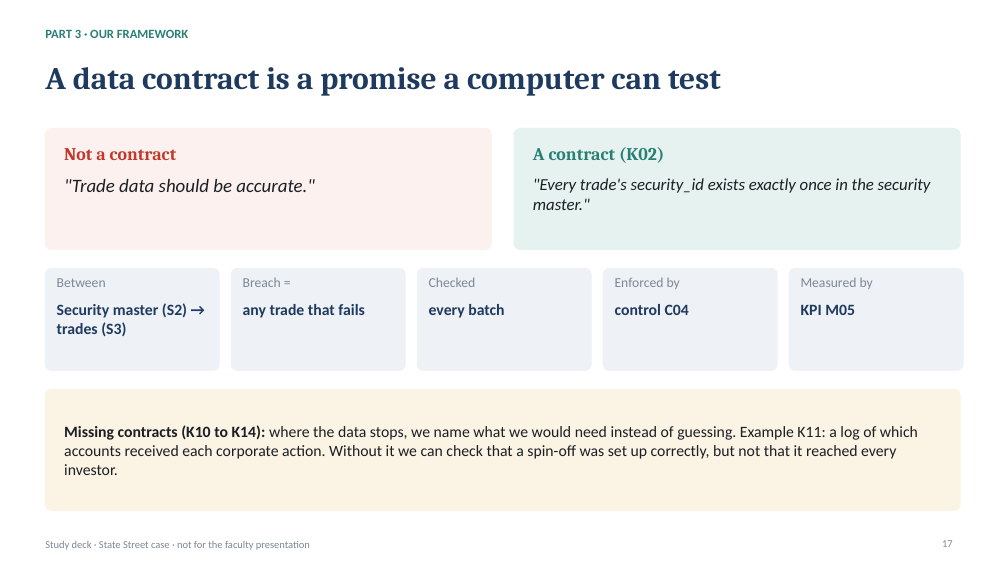
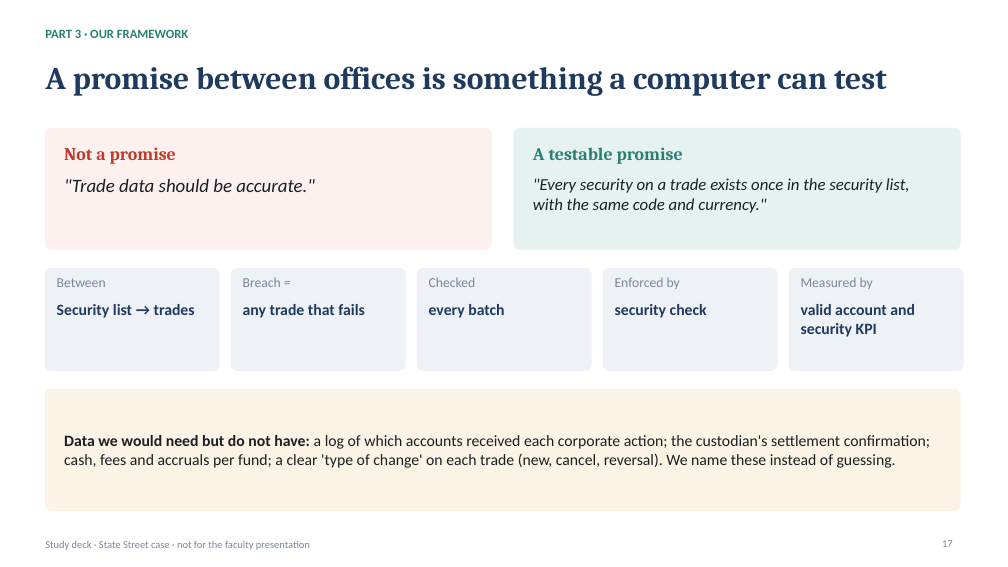
Before and after one commit to KevinRusu/BC-State-Street-Case-Competition, a slide deck: slide 17 of docs/Explainer_Deck.pptx. Drawn at 1008x567 pixels with LibreOffice and Linux fonts; fonts in the diff are those of the drawing. Boxes give left, top, right and bottom in pixels: in the first picture for what was removed or moved away, otherwise in the second. Text is boxed around its words. In the diff, an @@ line names an element or a change of style, - is before the commit and + after.

```diff
--- a/docs/Explainer_Deck.pptx
+++ b/docs/Explainer_Deck.pptx
@@ title at bbox=[45, 66, 887, 96]: text changed @@
-A data contract is a promise a computer can test
+A promise between offices is something a computer can test
@@ text at bbox=[64, 147, 176, 164]: text changed @@
-Not a contract
+Not a promise
@@ text at bbox=[533, 147, 683, 164]: text changed @@
-A contract (K02)
+A testable promise
@@ text at bbox=[533, 178, 910, 213]: text changed @@
-"Every trade's security_id exists exactly once in the security master."
+"Every security on a trade exists once in the security list, with the same code and currency."
@@ text at bbox=[57, 304, 195, 318]: text changed @@
-Security master (S2) → trades (S3)
+Security list → trades
@@ text at bbox=[615, 304, 707, 318]: text changed @@
-control C04
+security check
@@ text at bbox=[801, 304, 915, 337]: text changed @@
-KPI M05
+valid account and security KPI
@@ text at bbox=[64, 435, 930, 468]: text changed @@
-Missing contracts (K10 to K14): where the data stops, we name what we would need instead of guessing. Example K11: a log of which accounts received each corporate action. Without it we can check that a spin-off was set up correctly, but not that it reached every investor.
+Data we would need but do not have: a log of which accounts received each corporate action; the custodian's settlement confirmation; cash, fees and accruals per fund; a clear 'type of change' on each trade (new, cancel, reversal). We name these instead of guessing.
```
Also in this commit, not shown: 12 other slides changed, 2 slides added, 2 slides removed, 25 other files.
